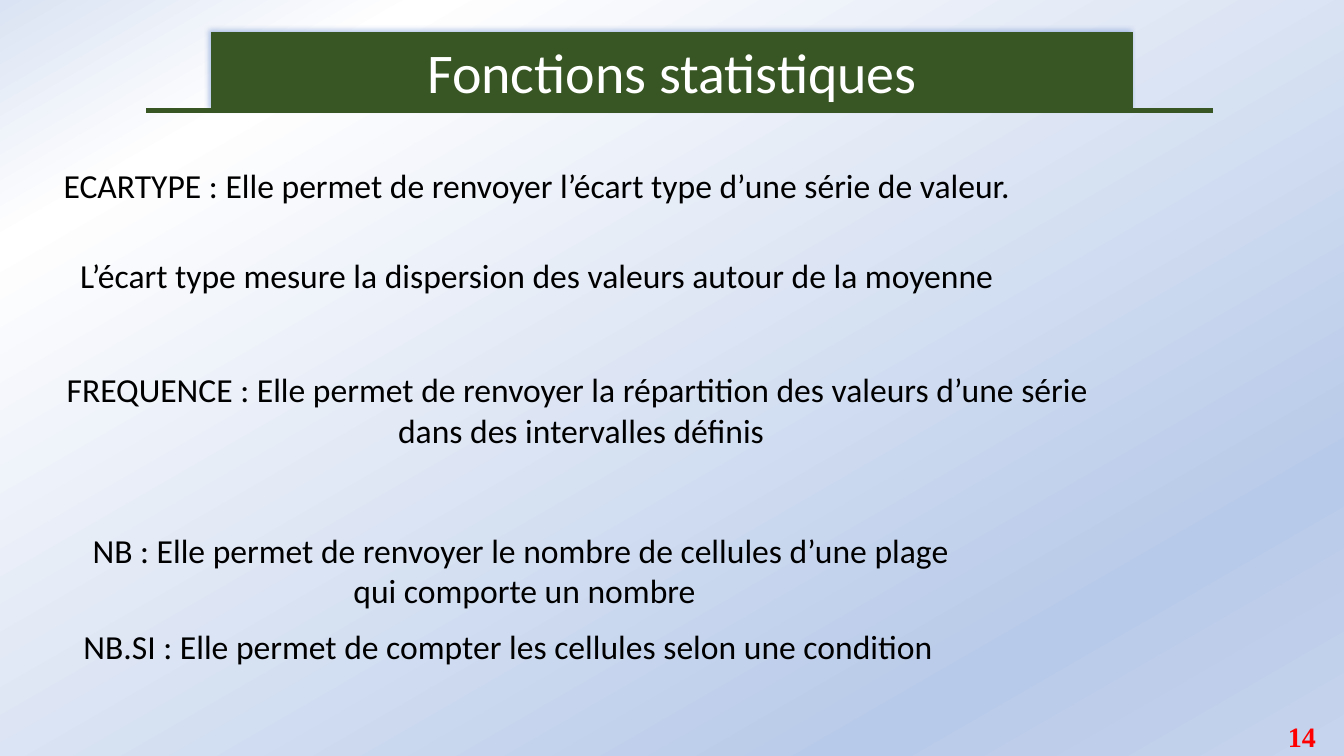
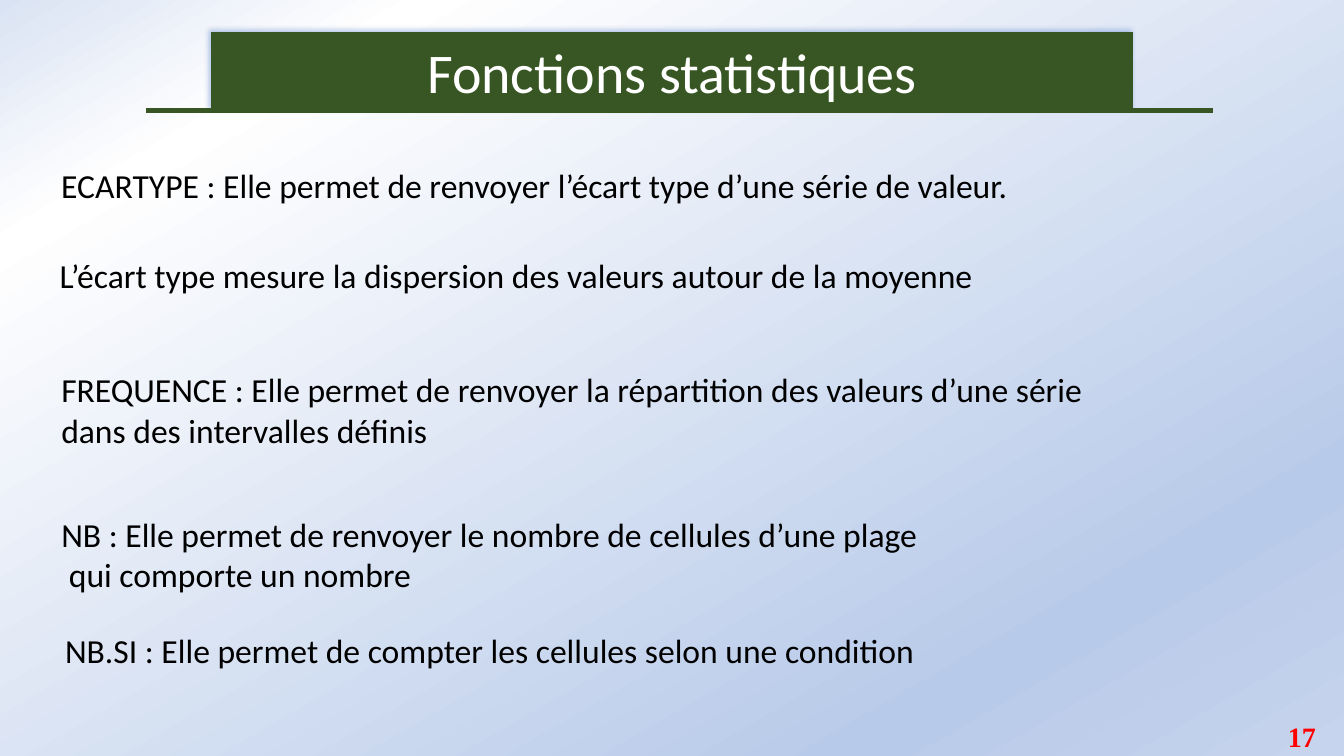
Before and after one commit to Abson-dev/Formation-Excel-IFDC, a slide deck: slide 17 of Cours/IFDC_2.pptx (slide 14 before the commit). Drawn at 1344x756 pixels with LibreOffice and Linux fonts; fonts in the diff are those of the drawing. Boxes give left, top, right and bottom in pixels: in the first picture for what was removed or moved away, otherwise in the second. Text is boxed around its words. In the diff, an @@ line names an element or a change of style, - is before the commit and + after.

```diff
--- a/Cours/IFDC_2.pptx
+++ b/Cours/IFDC_2.pptx
@@ text "L’écart type mesure la dispersion ...": place and size @@
-text "L’écart type mesure la dispersion ..." at box(80, 264, 993, 294)
+text "L’écart type mesure la dispersion ..." at box(60, 264, 972, 294)
@@ alignment centre to left in 5 elements at box(61, 174, 1008, 204), box(61, 378, 1082, 444), box(60, 264, 972, 294), box(65, 639, 914, 669), box(61, 523, 917, 593) @@
@@ text "NB : Elle permet de ...": place and size @@
-text "NB : Elle permet de ..." at box(93, 539, 949, 609)
+text "NB : Elle permet de ..." at box(61, 523, 917, 593)
@@ text "NB.SI : Elle permet de ...": place and size @@
-text "NB.SI : Elle permet de ..." at box(83, 635, 932, 665)
+text "NB.SI : Elle permet de ..." at box(65, 639, 914, 669)
@@ page number at box(1288, 728, 1316, 747): text changed @@
-14
+17
```
Also in this commit, not shown: 2 other slides changed, 4 slides added, 1 slide removed.
